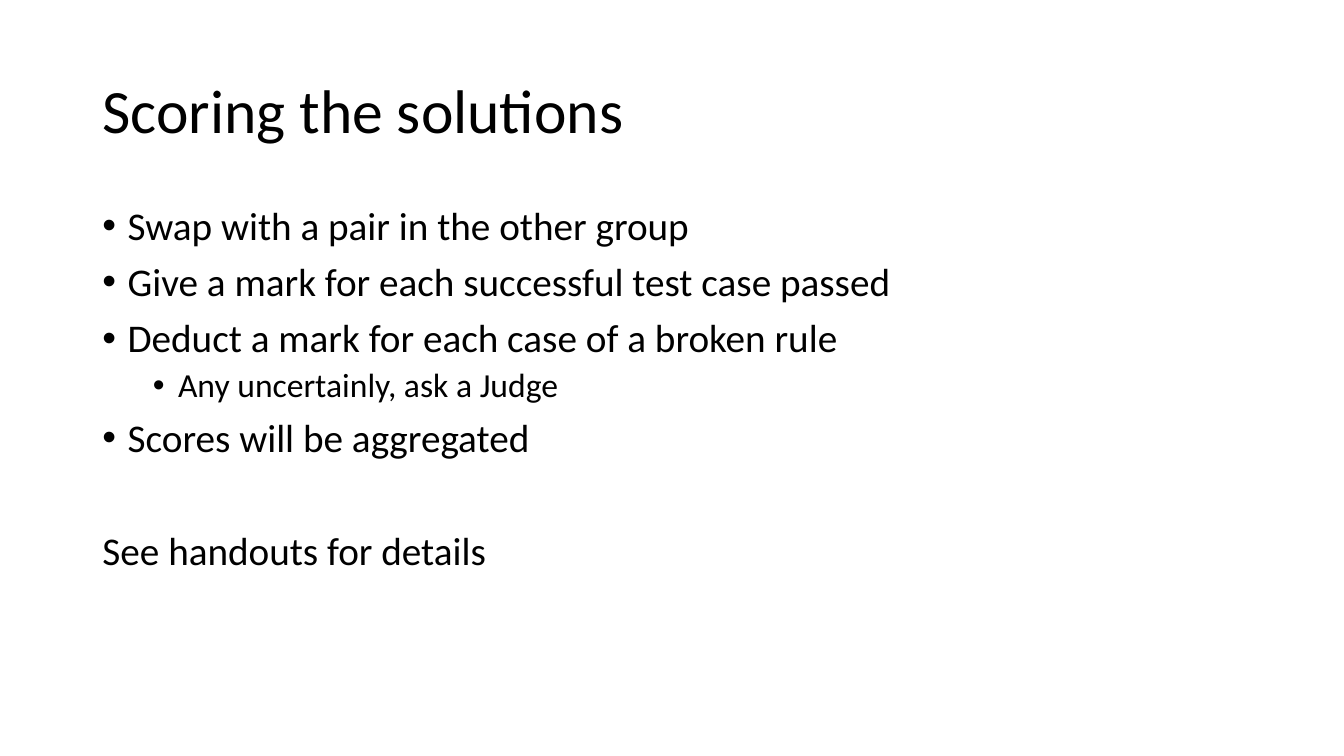
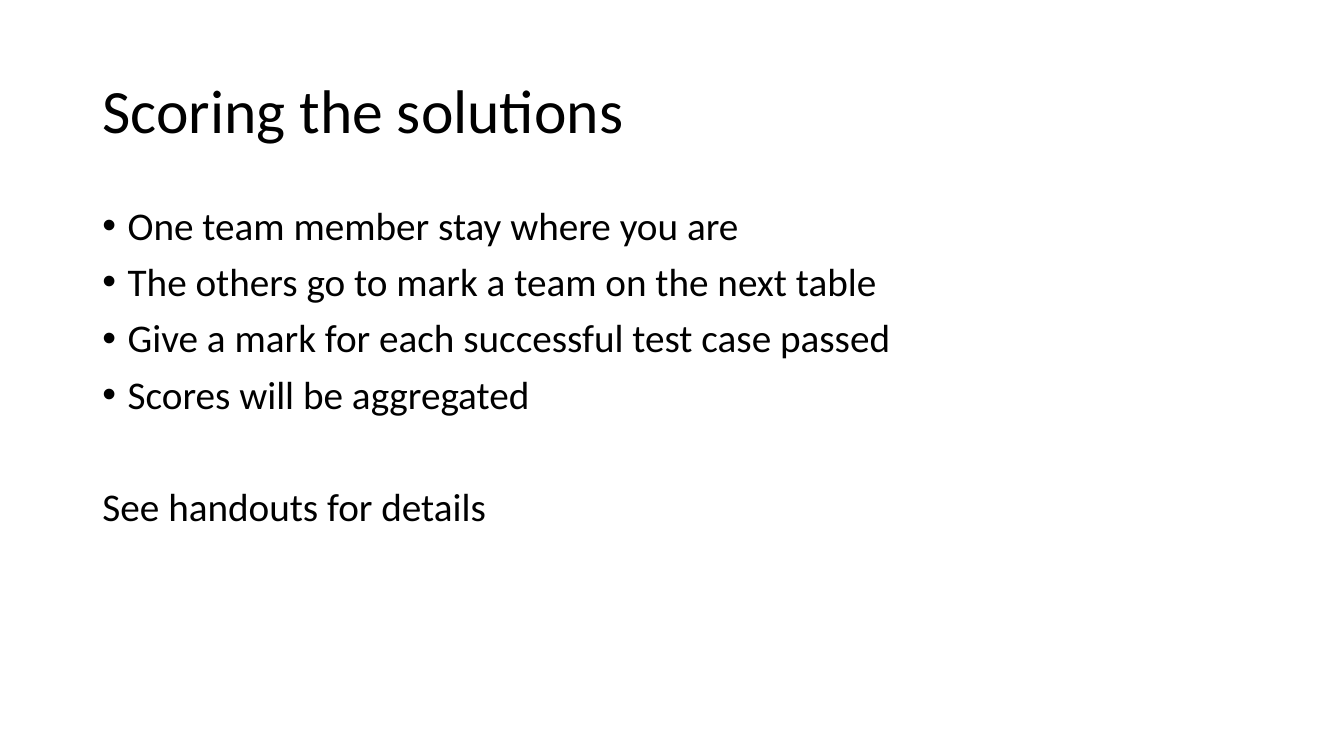
Before and after one commit to LeedsCodeDojo/StaticVsDynamic, a slide deck: slide 15 of StaticVsDynamic.pptx. Drawn at 1344x756 pixels with LibreOffice and Linux fonts; fonts in the diff are those of the drawing. Boxes give left, top, right and bottom in pixels: in the first picture for what was removed or moved away, otherwise in the second. Text is boxed around its words. In the diff, an @@ line names an element or a change of style, - is before the commit and + after.

Commit message:
Updated slides

```diff
--- a/StaticVsDynamic.pptx
+++ b/StaticVsDynamic.pptx
@@ text at bbox=[128, 212, 876, 303]: text changed @@
-• Swap with a pair in the other group
+• One team member stay where you are
+• The others go to mark a team on the next table
@@ text at bbox=[128, 324, 838, 403]: paragraphs removed @@
-• Deduct a mark for each case of a broken rule
-  • Any uncertainly, ask a Judge
```
